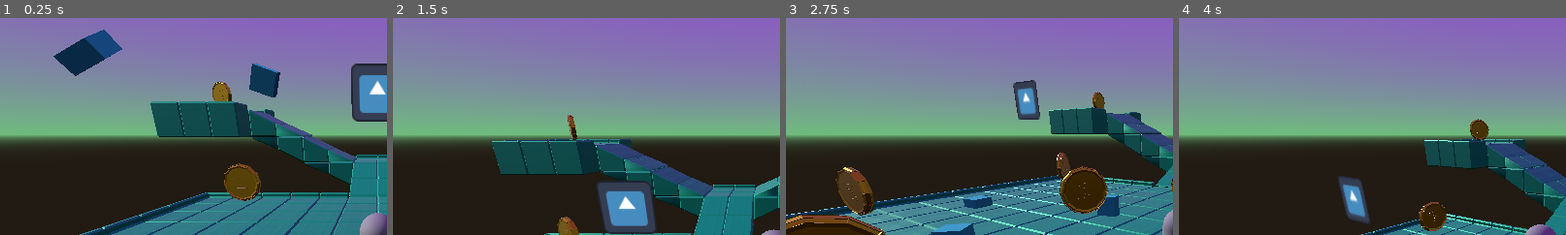
Above: before the commit, frames 1-4 (left to right).
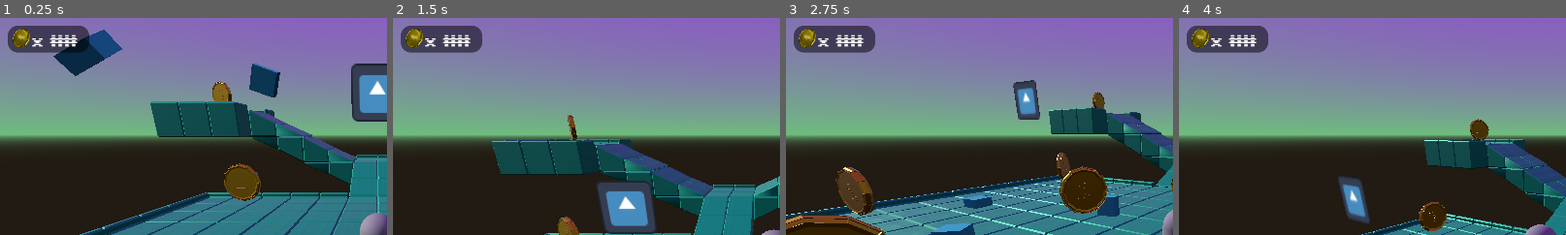
Above: after the commit, the same moments.

Repository: IsaiahMurray/3D-Platformer-Tutorial
Game: Godot game, scene res://scenes/level_1.tscn
Same seed, same stepped clock (60 frames per second), same inputs: the game is played once before the commit and once after it. The engine's default icon, where the game draws it, is replaced by a stand-in: a white triangle on a blue panel in a dark square.
Inputs:
- Up to frame 1 (0.25 s): no input
- Up to frame 2 (1.5 s): tap Enter (ui_accept) at 0.5, 0.77 s; hold Right (ui_right) 0.53-1.28 s; tap A (camera_left) at 0.6 s; hold Down (ui_down) from 1.28 s (still down); tap D (camera_right) at 1.35 s
- Up to frame 3 (2.75 s): tap Enter (ui_accept) at 1.52 s; release Down (ui_down) at 2.03 s; hold Right (ui_right) from 2.03 s (still down); tap A (camera_left) at 2.1 s
- Up to frame 4 (4 s): release Right (ui_right) at 2.78 s; hold Up (ui_up) 2.78-3.53 s; tap D (camera_right) at 2.85 s; tap Enter (ui_accept) at 3.02, 3.77 s; hold Left (ui_left) from 3.53 s (still down); tap A (camera_left) at 3.6 s
The pictures show only the part of the screen within x 1-51%, y 2-52%; the shares and areas given below are measured in that part.

The runs differ from the first frame. In frame 1, 2.5% of the frame differs, in the area x 2-24%, y 3-17%; in frame 2, 2.5%; in frame 3, 2.5%; in frame 4, 2.5%.

Commit message:
Creating HUD
-Making a hud for the coin counter

Diff:
--- /dev/null
+++ b/3d-platformer-tutorial/scenes/UI/hud.gd
@@ -0,0 +1,11 @@
+extends CanvasLayer
+
+
+# Called when the node enters the scene tree for the first time.
+func _ready() -> void:
+	pass # Replace with function body.
+
+
+# Called every frame. 'delta' is the elapsed time since the previous frame.
+func _process(delta: float) -> void:
+	pass
--- /dev/null
+++ b/3d-platformer-tutorial/scenes/UI/hud.tscn
@@ -0,0 +1,48 @@
+[gd_scene load_steps=4 format=3 uid="uid://d337ddpecgxuw"]
+
+[ext_resource type="Texture2D" uid="uid://dixuyvjk0pv1" path="res://assets/Images/z_coin.png" id="1_wv0dk"]
+[ext_resource type="FontFile" uid="uid://3hmjr2darjhv" path="res://assets/Fonts/SixtyfourConvergence-Regular-VariableFont_BLED,SCAN,XELA,YELA.ttf" id="2_1qn2b"]
+
+[sub_resource type="StyleBoxFlat" id="StyleBoxFlat_ify5m"]
+bg_color = Color(0, 0, 0, 0.505882)
+corner_radius_top_left = 15
+corner_radius_top_right = 15
+corner_radius_bottom_right = 15
+corner_radius_bottom_left = 15
+
+[node name="HUD" type="CanvasLayer"]
+
+[node name="Panel" type="Panel" parent="."]
+offset_left = 26.0
+offset_top = 23.0
+offset_right = 147.0
+offset_bottom = 63.0
+theme_override_styles/panel = SubResource("StyleBoxFlat_ify5m")
+
+[node name="CoinImage" type="TextureRect" parent="."]
+offset_left = 24.0
+offset_top = 19.0
+offset_right = 69.0
+offset_bottom = 64.0
+texture = ExtResource("1_wv0dk")
+expand_mode = 1
+
+[node name="Label" type="Label" parent="."]
+offset_left = 60.0
+offset_top = 36.0
+offset_right = 80.0
+offset_bottom = 57.0
+theme_override_fonts/font = ExtResource("2_1qn2b")
+theme_override_font_sizes/font_size = 20
+text = "x
+"
+
+[node name="CoinsLabel" type="Label" parent="."]
+offset_left = 89.0
+offset_top = 36.0
+offset_right = 129.0
+offset_bottom = 57.0
+theme_override_fonts/font = ExtResource("2_1qn2b")
+theme_override_font_sizes/font_size = 20
+text = "##
+"
--- a/3d-platformer-tutorial/scenes/level_1.tscn
+++ b/3d-platformer-tutorial/scenes/level_1.tscn
@@ -9,6 +9,7 @@
 [ext_resource type="Script" path="res://assets/scripts/icon.gd" id="5_a306l"]
 [ext_resource type="Environment" uid="uid://bsw0k5was46ld" path="res://assets/Environments/level_1.tres" id="7_e3ygo"]
 [ext_resource type="MeshLibrary" uid="uid://ur8cf8ujp0wk" path="res://assets/world_blocks/world_blocks_v1.tres" id="8_m1osi"]
+[ext_resource type="PackedScene" uid="uid://d337ddpecgxuw" path="res://scenes/UI/hud.tscn" id="10_8urfr"]
 
 [sub_resource type="BoxShape3D" id="BoxShape3D_s1b7q"]
 size = Vector3(120, 1, 120)
@@ -121,4 +122,6 @@
 [node name="CollisionShape3D" type="CollisionShape3D" parent="FallZone"]
 shape = SubResource("BoxShape3D_s1b7q")
 
+[node name="HUD" parent="." instance=ExtResource("10_8urfr")]
+
 [connection signal="body_entered" from="FallZone" to="CharacterBody3D" method="_on_fall_zone_body_entered"]
Not shown: 1 places in 3d-platformer-tutorial/scenes/level_1.tscn that only renumber resources
